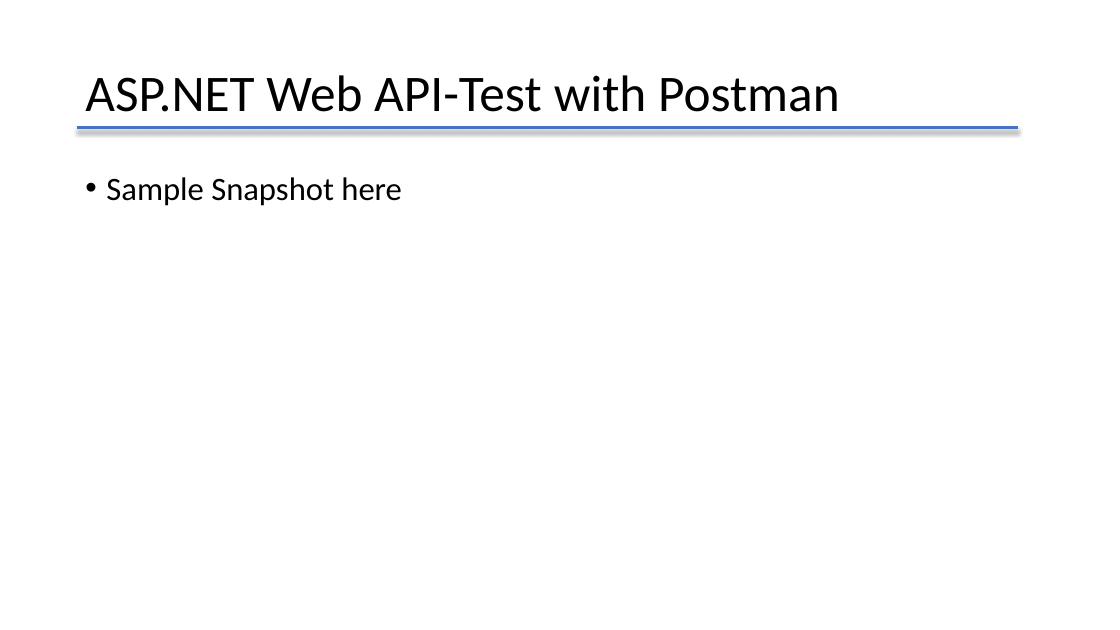
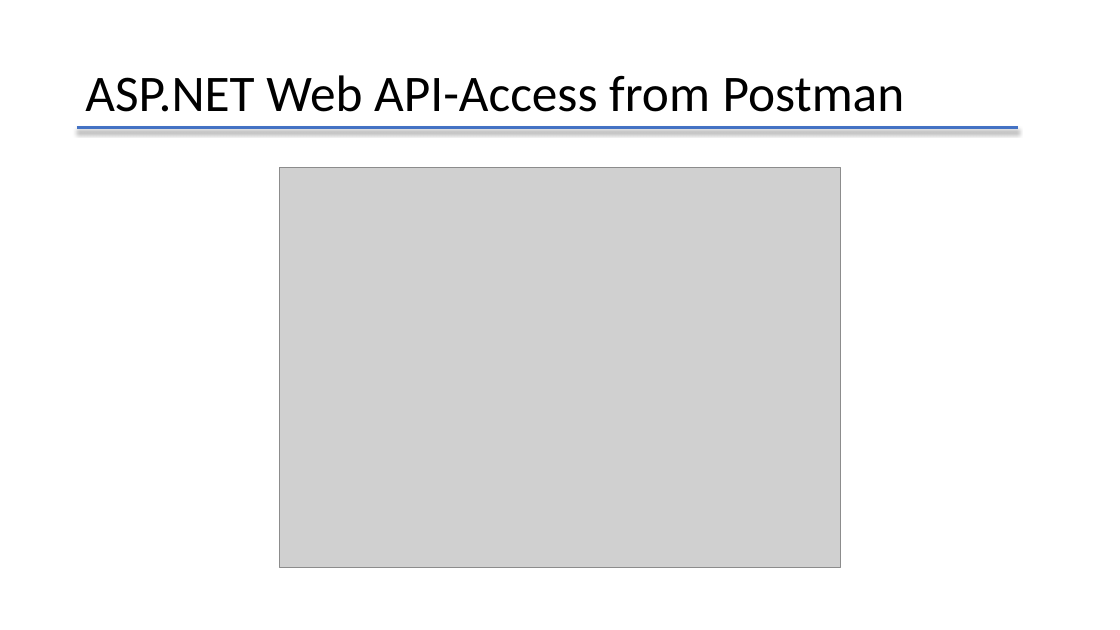
Before and after one commit to lbwxly/Todo, a slide deck: slide 8 of RestApiIntroduction.pptx. Drawn at 1120x630 pixels with LibreOffice and Linux fonts; fonts in the diff are those of the drawing; grey boxes stand for pictures. Boxes give left, top, right and bottom in pixels: in the first picture for what was removed or moved away, otherwise in the second. Text is boxed around its words. In the diff, an @@ line names an element or a change of style, - is before the commit and + after.

```diff
--- a/RestApiIntroduction.pptx
+++ b/RestApiIntroduction.pptx
@@ title at <box>85,75,905,112</box>: text changed @@
-ASP.NET Web API-Test with Postman
+ASP.NET Web API-Access from Postman
@@ text removed at <box>106,177,402,206</box> @@
-• Sample Snapshot here
@@ picture added at <box>279,168,841,568</box> @@
```
Also in this commit, not shown: 8 other slides changed.
